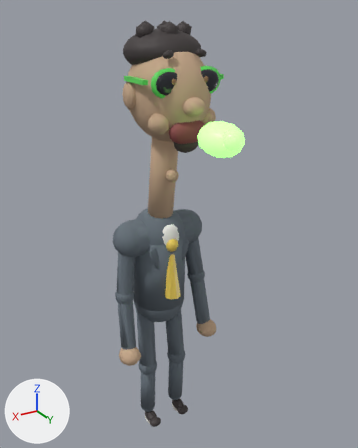
The FBX model unity/Assets/Art/Characters/generated/P2_Niko.fbx, before and after one commit.
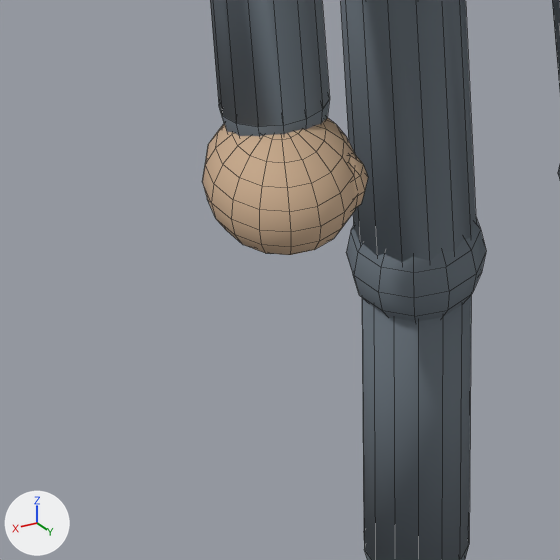
The first picture shows the older version from a camera (50 mm lens) standing at (1.43, 2.66, 2.86) and looking at (-0.02, 0.25, 1.66). The close-ups show the older and then the newer version on the part from 26% to 47% of the width and 74% to 91% of the height of that picture. Only the edits that show in the close-ups are written down. The axes (+X, +Y, +Z) are drawn at lower left. The lights are the same throughout. The close-ups show mesh edges as thin lines. Where no turn or scale is listed for an object, it has been applied to the vertices. Vertices at exactly the same position are counted once.

Objects in the first close-up: 'ArmR', 'LegR' and 1 more.
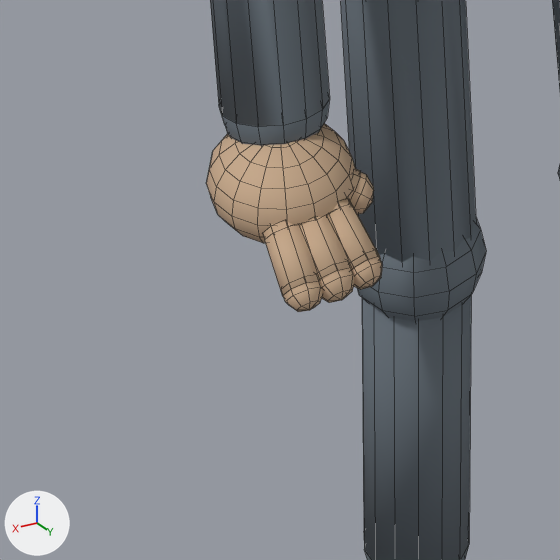
Pixel boxes (x1, y1, x2, y2) of what changed, in the close-ups (560 x 560 px):
'ArmR', reshaped: before (202, 0, 368, 255); after (206, 0, 383, 312)
part 1 of me_cylinder_005, rebuilt (mostly hidden afterwards): before (349, 155, 368, 209); after (349, 169, 360, 200)
part 2 of me_cylinder_005, reshaped: before (202, 117, 356, 255); after (206, 123, 383, 312)

Diff of the bpy script that builds the scene:
```diff
--- a/unity/Assets/Art/Characters/generated/P2_Niko.fbx.py
+++ b/unity/Assets/Art/Characters/generated/P2_Niko.fbx.py
@@ me_cylinder_005 @@
 # used by ob_armr; location = (0.0, 0.0, 0.0)
-me_cylinder_005.from_pydata(...)  # 723 vertices, 796 faces; spans x 0.176..0.38, y -0.034..0.231, z 0.677..1.574
+me_cylinder_005.from_pydata(...)  # 1007 vertices, 1096 faces; spans x 0.176..0.378, y -0.034..0.272, z 0.676..1.574
+# me_cylinder_005 part 1: the loose piece of 52 vertices spanning x 0.242..0.302, y 0.15..0.213, z 0.709..0.771 is rebuilt with 16 vertices and now spans x 0.244..0.296, y 0.151..0.203, z 0.707..0.759
+# me_cylinder_005 part 2: 128 vertices moved from x 0.24..0.38, y 0.07..0.231, z 0.689..0.8 to x 0.242..0.378, y 0.079..0.221, z 0.691..0.782; 18 vertices removed from x 0.288..0.332, y 0.125..0.175, z 0.677..0.803; 338 vertices added at x 0.237..0.359, y 0.128..0.272, z 0.676..0.792
 me_cylinder_005.materials.append(mat_suitniko)
```
